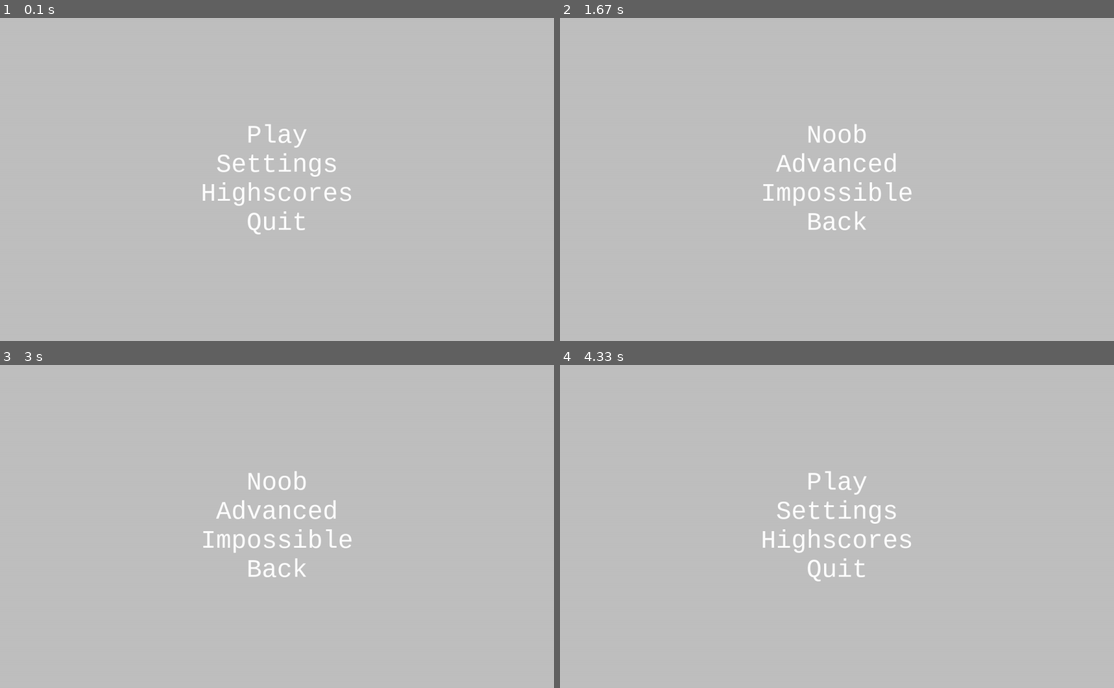
Above: before the commit, frames 1-4 (two rows, left to right).
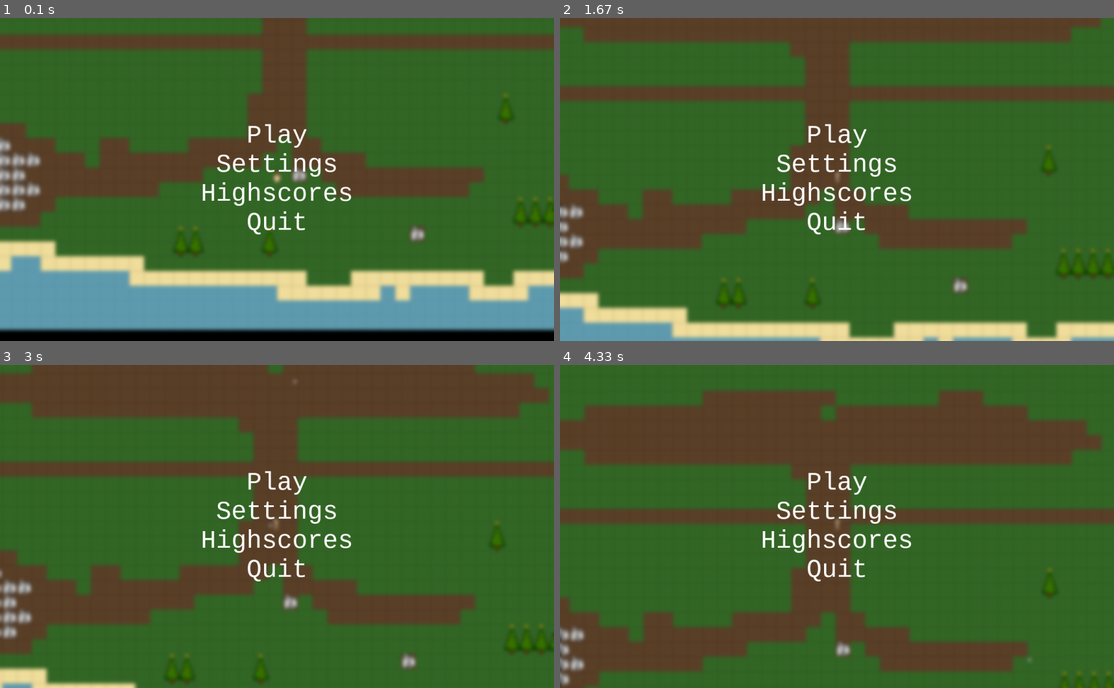
Above: after the commit, the same moments.

Repository: justvulpes/pygame
Game: pygame game, started from Main.py
Two runs of this game, one before a commit and one after it. Both use one fixed random seed, a clock stepped at 60 frames per second and the inputs below.
Inputs (mouse positions are in pixels of both pictures, inside the frame that each line leads up to):
- Up to frame 1 (0.1 s): no input
- Up to frame 2 (1.67 s): click (837, 179) at 0.38 s; hold D 0.67-1.13 s; click (842, 202) at 0.75 s; hold W 1.17-1.47 s; click (892, 250) at 1.25 s; hold D from 1.5 s (still down); click (665, 253) at 1.58 s
- Up to frame 3 (3 s): release D at 1.97 s; hold A 2-2.53 s; click (343, 555) at 2.08 s; hold S 2.57-2.87 s; click (288, 416) at 2.65 s; hold A from 2.9 s (still down); click (77, 516) at 2.98 s
- Up to frame 4 (4.33 s): release A at 3.3 s; hold W 3.33-3.7 s; click (837, 565) at 3.42 s; hold D from 3.73 s (still down); click (1047, 646) at 3.82 s

The runs differ from the first frame. In frame 1, 99% of the frame differs, in the area x 0-100%, y 0-100%; in frame 2, 99%; in frame 3, 99%; in frame 4, 99%.

Commit message:
Moving menu, features

Diff:
--- a/Main.py
+++ b/Main.py
@@ -1,8 +1,9 @@
 """Main."""
-
+import PIL
 import pygame
 import sys
 
+import Hud
 import KeyListener
 import game_graphics.Display
 import game_graphics.UI.UI
@@ -11,6 +12,10 @@
 import objects.mobs.Player
 import game_state.Game_State
 import game_graphics.UI
+from PIL import Image, ImageFilter
+
+
+
 
 pygame.init()
 
@@ -27,12 +32,14 @@
 
 user_interface = None
 
+
 def update():
     """Update all."""
     KeyListener.update()
     cameraPos()  # update camera position.
     world.update()
-    user_interface.update()
+    if not Menu.inMenu:
+        user_interface.update()
 
     if KeyListener.exit_game is True:
         sys.exit()
@@ -42,7 +49,8 @@
     """Render all visible stuff."""
     display_obj.canvas.fill(int(0x000000))
     world.render(display_obj)
-    user_interface.render(display_obj)
+    if not Menu.inMenu:
+        user_interface.render(display_obj)
     #Hud.render(display_obj)
 
 
@@ -55,8 +63,12 @@
     global cameraPosDoubleX
     global cameraPosDoubleY
 
-    cameraPosDoubleX += (player.x - (cameraPosDoubleX + window_width/2)) / 20
-    cameraPosDoubleY += (player.y - (cameraPosDoubleY + window_height/2)) / 20
+    if Menu.inMenu:
+        cameraPosDoubleX = (player.x - (window_width/2))
+        cameraPosDoubleY = (player.y - (window_height/2))
+    else:
+        cameraPosDoubleX += (player.x - (cameraPosDoubleX + window_width / 2)) / 20
+        cameraPosDoubleY += (player.y - (cameraPosDoubleY + window_height / 2)) / 20
 
     World.World.camera_x = int(cameraPosDoubleX)
     World.World.camera_y = int(cameraPosDoubleY)
@@ -64,23 +76,20 @@
 
 def run():
     """Run the game."""
+    global game_window
     game_window = game_graphics.Display.Display(window_width, window_height, fps_fix)
     mr = Menu.MenuRun(game_window.canvas)
-    mr.run(game_window.canvas)
+    mr.run(game_window.canvas, surf=game_window)
     world.mobs.append(player)
     global user_interface
     user_interface = game_graphics.UI.UI.UI()
-
     while running:
-
         game_window.clock.tick(game_window.fps)
         pygame.display.set_caption(window_title + " | " + "FPS: %i" % game_window.clock.get_fps())
-
         update()
         render(game_window)
-
+        #  game_window.canvas.blit(pygame.image.frombuffer(PIL.Image.frombytes('RGB', (1200, 700), pygame.image.tostring(game_window.canvas, 'RGB')).filter(ImageFilter.GaussianBlur(radius=4)).tobytes(), (1200, 700), "RGB"), (0, 0))
         pygame.display.flip()
-
 
 if __name__ == "__main__":
     run()
--- a/Menu.py
+++ b/Menu.py
@@ -1,10 +1,14 @@
 """Menu."""
-
+import PIL
 import pygame
 import random
 import sys
 
+from PIL import Image
+from PIL import ImageFilter
+
 import KeyListener
+import Main
 
 inMenu = True
 default_difficulty = "Noob"
@@ -67,10 +71,21 @@
             mbutton.set_position(posx, posy)
             self.buttons.append(mbutton)
 
-    def running(self):
+    def running(self, surf2=None):
         """Loop running menu."""
+        Main.world.mobs.append(Main.player)
+        global user_interface
+        user_interface = Main.game_graphics.UI.UI.UI()
         while inMenu:
-            self.scrn.fill(self.bg_color)
+            #  surf2.clock.tick(surf2.fps)
+            Main.update()
+            Main.render(surf2)
+            surf2.canvas.blit(pygame.image.frombuffer(Image.frombytes('RGB', (1200, 700), pygame.image.tostring(surf2.canvas, 'RGB')).filter(ImageFilter.GaussianBlur(radius=4)).tobytes(), (1200, 700), "RGB"), (0, 0))
+            #  pygame.display.flip()
+            # static blurred background
+            # bg = pygame.image.load("game_graphics\\res\\objects\\blurred.png")
+            #  self.scrn.blit(bg, (0, 0))
+            # self.scrn.fill(self.bg_color)
             for event in pygame.event.get():  # so it wouldn't crash, delete events
                 if event.type == pygame.MOUSEBUTTONDOWN:
                     for item in self.buttons:
@@ -84,7 +99,6 @@
                     item.set_font_color((0, 0, 0))
                 else:
                     item.set_font_color((255, 255, 255))
-
                 self.scrn.blit(item.label, item.position)
             pygame.display.flip()
 
@@ -117,7 +131,7 @@
         """Back to menu."""
         print("Back")
         mr = MenuRun(self.scrn)
-        mr.run(self.scrn)
+        mr.run(self.scrn, surf=the_surf)
 
 
 class MenuRun:
@@ -134,12 +148,14 @@
                        ("Impossible", self.s.set_diff_imposs), ("Back", self.s.back_to_menu)]
         self.s = Settings(self.screen, menu_buttons, self.events)
 
-    def run(self, screen):
+    def run(self, screen, surf=None):
         """Start the menu."""
         self.screen = screen
+        global the_surf
+        the_surf = surf
         menu_buttons = ("Play", "Settings", "Highscores", "Quit")
         pygame.display.set_caption('Game Menu')
-        Menu(screen, menu_buttons, self.events).running()
+        Menu(screen, menu_buttons, self.events).running(surf2=surf)
 
     @staticmethod
     def pressed_play():
@@ -152,7 +168,7 @@
         """Function to run when settings are opened."""
         print("Open settings.")
         pygame.display.set_caption('Settings')
-        self.s.running()
+        self.s.running(surf2=the_surf)
 
     @staticmethod
     def pressed_highscores():
--- a/objects/mobs/Mob.py
+++ b/objects/mobs/Mob.py
@@ -1,5 +1,5 @@
 """Mob."""
-
+import Menu
 import objects.Object
 import World
 import objects.projectiles.Stone
@@ -25,8 +25,9 @@
 
     def move(self, x, y):
         """Move."""
-        if self.current_tile.slow:
-            x, y = x * 0.5, y * 0.5
+        if not Menu.inMenu:
+            if self.current_tile.slow:
+                x, y = x * 0.5, y * 0.5
 
         if x != 0:
             if int(self.x + x - (self.size >> 1)) >> 5 >= 0 and int(self.x + x + (self.size >> 1)) >> 5 < World.World.map_width:
--- a/objects/mobs/Player.py
+++ b/objects/mobs/Player.py
@@ -1,5 +1,5 @@
 """Player."""
-
+import Menu
 import objects.mobs.Mob
 import game_graphics.Sprite
 import KeyListener
@@ -36,6 +36,11 @@
     def update(self):
         """Update."""
         self.moving = False
+
+        if Menu.inMenu:
+            self.move(0, -self.speed)
+            self.moving = True
+            self.direction = 0
 
         if KeyListener.mouse_left_button_was_pressed():
             self.shoot(1)
Binary file added: blurred.png
Binary file added: game_graphics/res/objects/background_blur.png
Binary file added: game_graphics/res/objects/blurred.png
